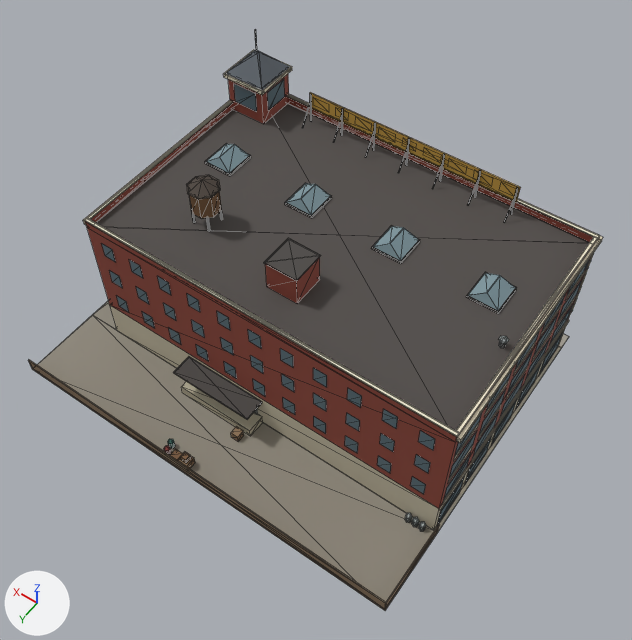
Before and after pictures for a commit that changed the glTF model public/models/mall_c.glb.
The view is the same before and after, from a 50 mm camera at (-35.9, 47.9, 82.7) aimed at (-3.2, 2.2, 10.9). Every picture has the same lights, and +X, +Y and +Z are marked at lower left. The picture after the commit comes second. Mesh edges are drawn as thin lines. Vertices at exactly the same position are counted once.

The first picture shows 'mall_c'.
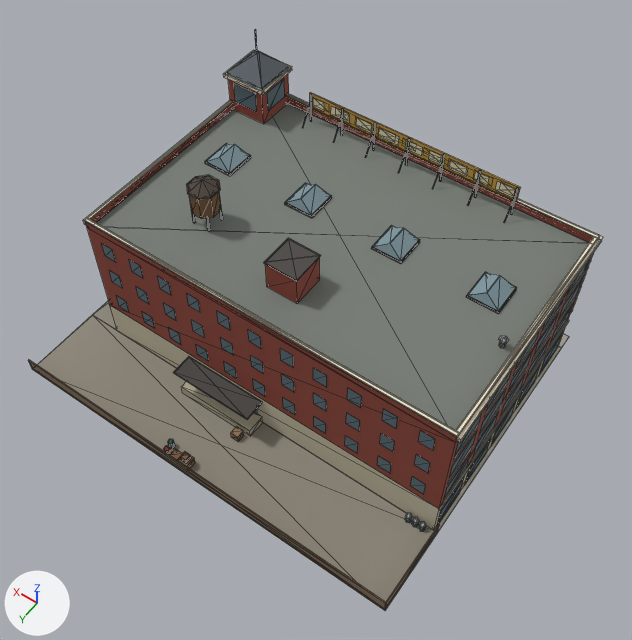
Pixel boxes [x1, y1, x2, y2] of what changed, in the pictures (632 x 640 px):
part 1 of me_mall_c, added
    after: [313, 98, 515, 197]
part 2 of me_mall_c, recoloured (dark grey to grey)
    both: [96, 103, 590, 430]

What the commit changed:
Material 'td_roof3' (mat_td_roof3) is new.
Its base color is (0.181, 0.202, 0.178) (grey #767c75).
Its roughness is 0.8.
me_mall_c is used by ob_mall_c; location (0.0, 0.0, 0.0).
me_mall_c had 1720 vertices, 1716 faces and spanned x -24.0..24.0, y -20.0..20.0, z 0.0..27.6.
me_mall_c now has 1756 vertices, 1734 faces and spans x -24.0..24.0, y -20.0..20.0, z 0.0..27.6.
Part 1, on me_mall_c:
18 vertices are added at x -14.4..10.8, y -16.8, z 19.7.
18 new vertices lie (0.0, 0.0, 1.2) away from vertices in x -14.4..10.8, y -16.8, z 19.7.
18 new faces join them, mat_win_sign_cream (beige #f0e6c4).
me_mall_c part 2: 12 faces spanning x -23.3..19.6, y -17.8..10.0, z 17.5..17.6 switch from mat_td_roof0 (dark grey #4f4a47) to mat_td_roof3 (grey #767c75).
